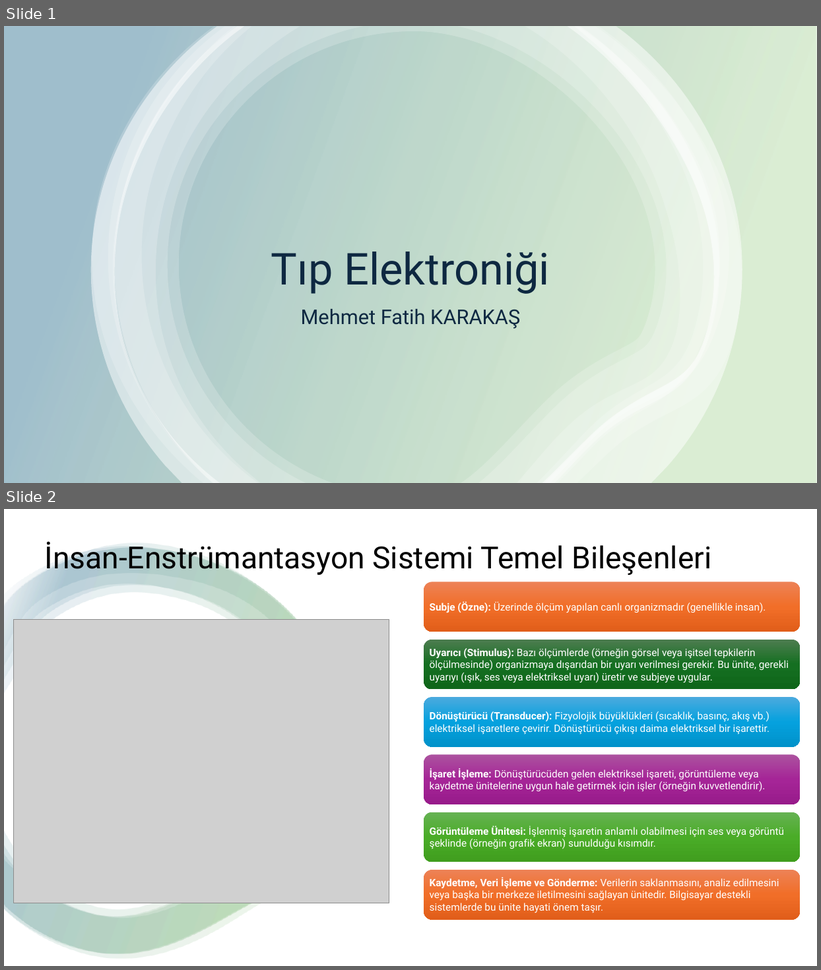
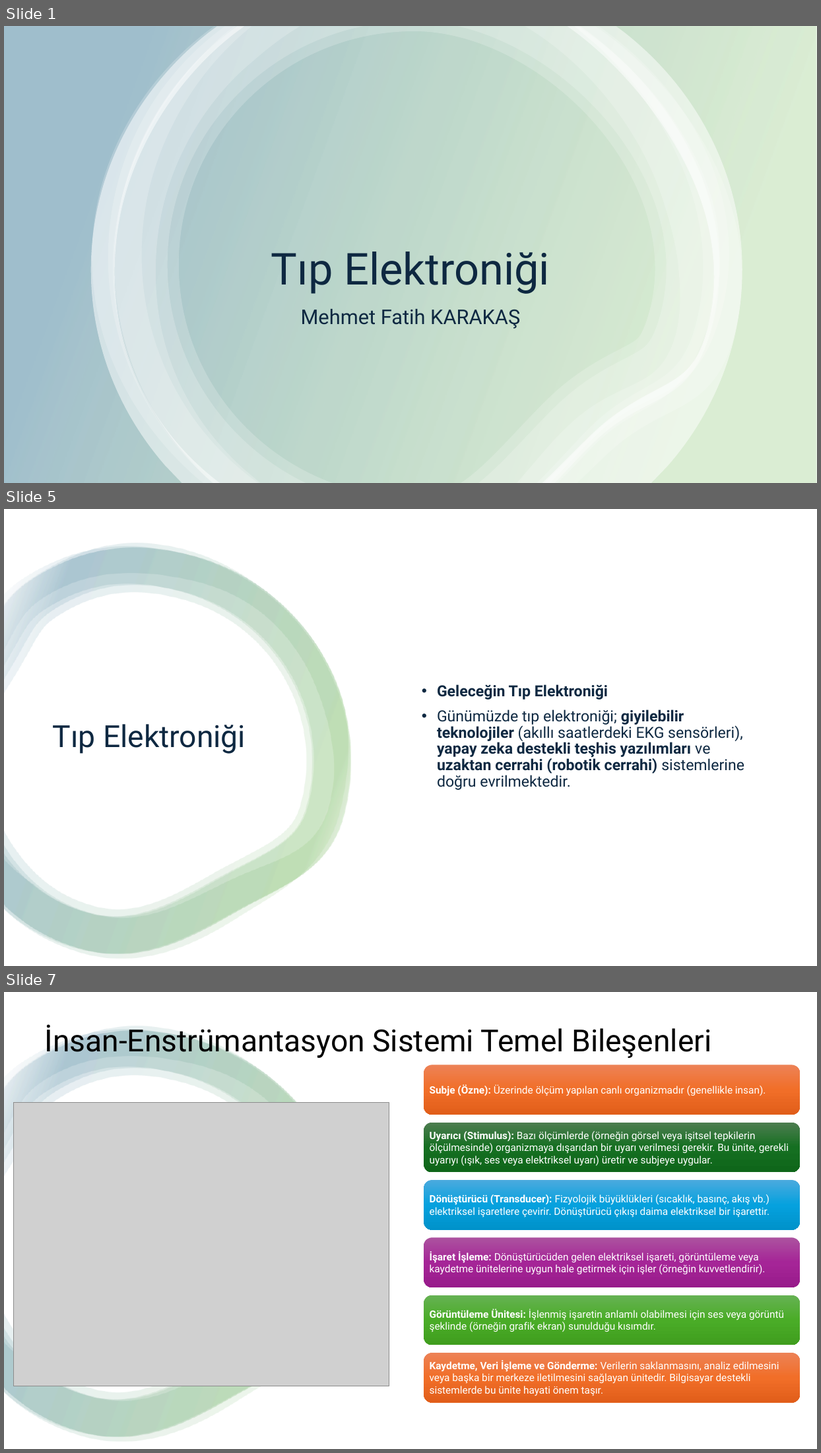
Before and after one commit to karakasmf/Medical-Electronic, a slide deck: Sunum-1.pptx. Shown one above the other, each under a label of ours: slides 1 and 2 before the commit, slides 1, 5 and 7 after it; the slides between them are not shown. The pictures are 821x970 and 821x1453 pixels, drawn with LibreOffice and Linux fonts; fonts in the diff are those of the drawing; grey boxes stand for pictures. Boxes give left, top, right and bottom in pixels: in the first picture for what was removed or moved away, otherwise in the second. Text is boxed around its words. In the diff, an @@ line names an element or a change of style, - is before the commit and + after.

```diff
--- a/Sunum-1.pptx
+++ b/Sunum-1.pptx
@@ slide 5 added at <box>4,509,817,966</box>, background #FFFFFF @@
@@ rectangle added at <box>4,509,817,966</box>, fill #FFFFFF @@
@@ group added at <box>4,543,351,959</box>: 4 freeform shapes @@
@@ text added at <box>437,685,745,790</box>, 18 pt, text #0E2841, bold @@
+• Geleceğin Tıp Elektroniği
+• Günümüzde tıp elektroniği; giyilebilir teknolojiler (akıllı saatlerdeki EKG sensörleri), yapay zeka destekli teşhis yazılımları ve uzaktan cerrahi (robotik cerrahi) sistemlerine doğru evrilmektedir.
@@ title added at <box>53,724,246,754</box>, 36 pt, text #0E2841 @@
+Tıp Elektroniği
@@ what was slide 2 is now slide 7 @@
```
Also in this commit, not shown: 4 other slides added.
